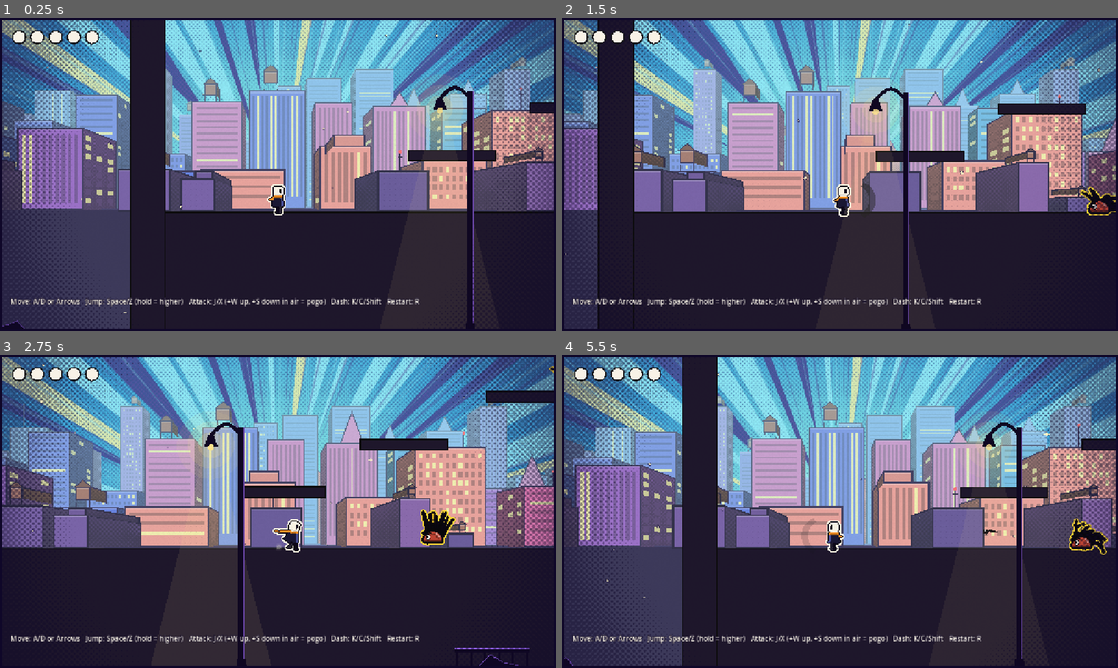
Above: before the commit, frames 1-4 (two rows, left to right).
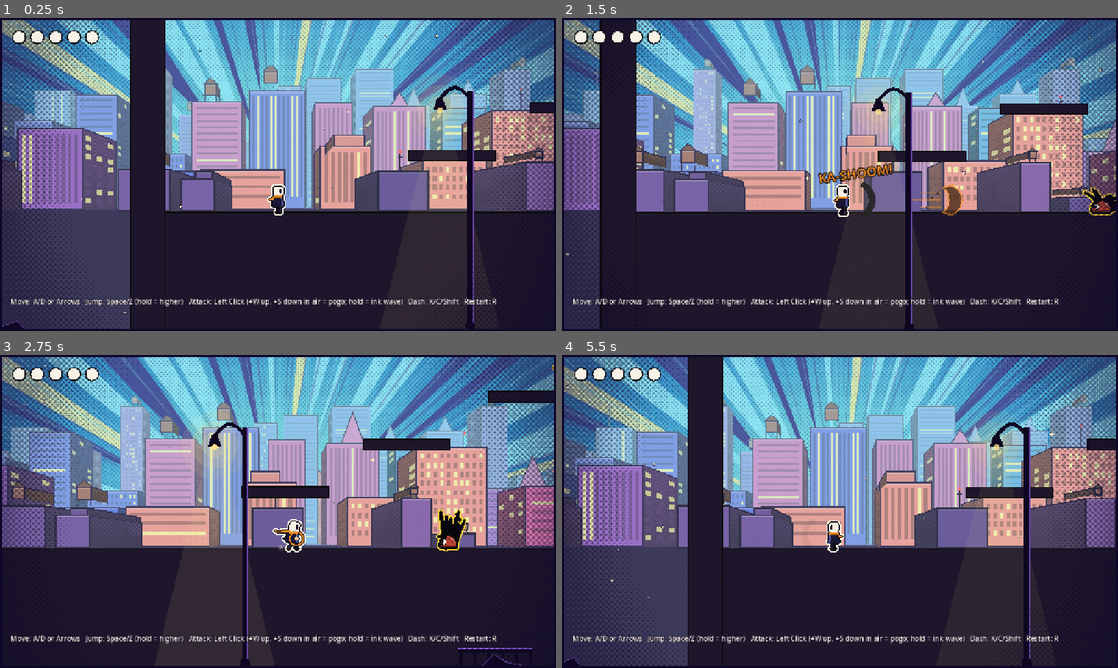
Above: after the commit, the same moments.

Repository: Ridhim-mittal/temp_game_jam
Game: Godot game, scene res://scenes/levels/test_level.tscn
The game is run twice, just before and just after one commit, with the same random seed, the same clock (stepped at 60 frames per second) and the same inputs.
Inputs (mouse positions are in pixels of both pictures, inside the frame that each line leads up to):
- Up to frame 1 (0.25 s): no input
- Up to frame 2 (1.5 s): move the mouse to (962, 158) at 0.52 s; hold D (move_right) 0.53-1.28 s; hold X (attack) 0.53-1.28 s; click (962, 158) at 0.67 s; tap Space (jump) at 0.77 s; tap J at 0.8, 1.35 s; move the mouse to (728, 190) at 1.27 s; hold S (down) from 1.28 s (still down); click (728, 190) at 1.42 s
- Up to frame 3 (2.75 s): tap Space (jump) at 1.52 s; tap X (attack) at 1.55 s; move the mouse to (333, 442) at 2.02 s; release S (down) at 2.03 s; hold D (move_right) from 2.03 s (still down); hold X (attack) from 2.03 s (still down); click (333, 442) at 2.17 s; tap J at 2.3 s
- Up to frame 4 (5.5 s): move the mouse to (812, 574) at 2.77 s; release D (move_right) at 2.78 s; release X (attack) at 2.78 s; hold W (up) 2.78-3.53 s; tap K (dash) at 2.85 s; click (812, 574) at 2.92 s; tap Space (jump) at 3.02, 3.77, 4.52 s; tap X (attack) at 3.05, 4.55 s; move the mouse to (1006, 558) at 3.52 s; hold A (move_left) 3.53-5.03 s; tap J at 3.6, 5.3 s; click (1006, 558) at 3.67 s; move the mouse to (673, 464) at 4.27 s; tap Z at 4.35 s; click (673, 464) at 4.42 s; move the mouse to (867, 511) at 5.02 s; hold S (down) from 5.03 s (still down); tap C at 5.1 s; click (867, 511) at 5.17 s

The runs differ from the first frame. In frame 1, 0.6% of the frame differs, in the area x 38-90%, y 89-93%; in frame 2, 8.3%; in frame 3, 8.4%; in frame 4, 16%, in the area x 0-100%, y 0-100%.

Commit message:
Attack on left mouse button; hold to charge a long-range ink wave
- input_setup: attack = left click (X kept as keyboard fallback,
  gamepad unchanged); J removed.
- Hollow Knight "nail art" style charge: pressing still slashes
  instantly, holding 0.6 s charges, releasing when charged fires an
  InkWave: a piercing ink crescent (2 dmg, 520 px range) that splats on
  walls. Charge cancels on dash or damage.
- Charge feedback on Vesper: ember sparks spiral in, pulsing ring when
  ready; KA-SHOOM!/SPLAT! comic text, recoil and screen shake on fire.

Co-Authored-By: Claude Opus 5.5 <noreply@anthropic.com>
Claude-Session: https://claude.ai/code/session_01QmC6giyVonwCqVxiteThqK

Diff:
--- a/scenes/levels/test_level.tscn
+++ b/scenes/levels/test_level.tscn
@@ -97,4 +97,4 @@
 theme_override_colors/font_color = Color(0.97, 0.95, 0.9, 1)
 theme_override_colors/font_outline_color = Color(0.06, 0.03, 0.13, 1)
 theme_override_constants/outline_size = 6
-text = "Move: A/D or Arrows   Jump: Space/Z (hold = higher)   Attack: J/X (+W up, +S down in air = pogo)   Dash: K/C/Shift   Restart: R"
+text = "Move: A/D or Arrows   Jump: Space/Z (hold = higher)   Attack: Left Click (+W up, +S down in air = pogo; hold = ink wave)   Dash: K/C/Shift   Restart: R"
--- a/scripts/core/input_setup.gd
+++ b/scripts/core/input_setup.gd
@@ -8,7 +8,8 @@
 	_add_keys("up", [KEY_W, KEY_UP])
 	_add_keys("down", [KEY_S, KEY_DOWN])
 	_add_keys("jump", [KEY_SPACE, KEY_Z])
-	_add_keys("attack", [KEY_J, KEY_X])
+	_add_keys("attack", [KEY_X])  # keyboard fallback (trackpads)
+	_add_mouse_button("attack", MOUSE_BUTTON_LEFT)
 	_add_keys("dash", [KEY_K, KEY_C, KEY_SHIFT])
 	_add_keys("restart", [KEY_R])
 
@@ -38,6 +39,13 @@
 		InputMap.action_add_event(action, ev)
 
 
+func _add_mouse_button(action: String, button: MouseButton) -> void:
+	_ensure_action(action)
+	var ev := InputEventMouseButton.new()
+	ev.button_index = button
+	InputMap.action_add_event(action, ev)
+
+
 func _add_joy_button(action: String, button: JoyButton) -> void:
 	_ensure_action(action)
 	var ev := InputEventJoypadButton.new()
--- /dev/null
+++ b/scripts/effects/ink_wave.gd
@@ -0,0 +1,106 @@
+extends Node2D
+## Charged attack projectile: a big ink crescent with an ember edge that
+## flies forward, pierces enemies (each one is hit once) and splatters on
+## walls. Spawned by player.gd when a fully charged attack is released.
+
+const ComicText = preload("res://scripts/effects/comic_text.gd")
+const HIT_WORDS := ["KA-SHOOM!", "SPLAT!", "KRAK!"]
+const INK := Color(0.05, 0.03, 0.1)
+const MASK_WORLD := 1
+const MASK_ENEMY := 4
+
+var direction := 1.0
+var speed := 1100.0
+var max_range := 520.0
+var damage := 2
+var edge_color := Color(1.0, 0.58, 0.14)
+var hit_size := Vector2(56, 44)
+
+var _travelled := 0.0
+var _hit: Array = []
+var _dying := false
+
+
+func _ready() -> void:
+	z_index = 10
+	scale = Vector2(direction, 1.0)
+
+
+func _physics_process(delta: float) -> void:
+	if _dying:
+		return
+	var step := speed * delta
+	position.x += direction * step
+	_travelled += step
+	_check_hits()
+	if _travelled >= max_range or _touching_wall():
+		_burst()
+	queue_redraw()
+
+
+func _query(size: Vector2, mask: int) -> Array:
+	var shape := RectangleShape2D.new()
+	shape.size = size
+	var params := PhysicsShapeQueryParameters2D.new()
+	params.shape = shape
+	params.transform = Transform2D(0.0, global_position)
+	params.collision_mask = mask
+	return get_world_2d().direct_space_state.intersect_shape(params, 16)
+
+
+func _check_hits() -> void:
+	for result in _query(hit_size, MASK_ENEMY):
+		var target: Object = result.collider
+		if target == null or target in _hit or not target.has_method("take_hit"):
+			continue
+		if "dead" in target and target.dead:
+			continue
+		_hit.append(target)
+		target.take_hit(damage, Vector2(direction, 0), global_position - Vector2(direction * 40.0, 0))
+		var pop := ComicText.new()
+		pop.text = HIT_WORDS.pick_random()
+		pop.color = edge_color
+		pop.position = target.global_position + Vector2(0, -44)
+		get_tree().current_scene.add_child(pop)
+		var cam := get_tree().get_first_node_in_group("camera")
+		if cam:
+			cam.add_trauma(0.4)
+
+
+func _touching_wall() -> bool:
+	# small core only, so skimming along the floor doesn't stop the wave
+	return not _query(Vector2(14, 14), MASK_WORLD).is_empty()
+
+
+func _burst() -> void:
+	_dying = true
+	var t := create_tween().set_parallel()
+	t.tween_property(self, "scale", Vector2(direction * 1.4, 1.4), 0.12)
+	t.tween_property(self, "modulate:a", 0.0, 0.12)
+	t.chain().tween_callback(queue_free)
+
+
+func _draw() -> void:
+	var fade := clampf(1.0 - _travelled / max_range, 0.25, 1.0)
+	var r := 34.0
+	var outer := PackedVector2Array()
+	var inner := PackedVector2Array()
+	for i in 17:
+		var a := lerpf(-1.25, 1.25, i / 16.0)
+		outer.append(Vector2(cos(a), sin(a)) * r)
+		inner.append(Vector2(cos(a) * 0.55 - 0.35, sin(a) * 0.85) * r)
+	inner.reverse()
+	var crescent := outer + inner
+	# ember rim, then ink body slightly inside it
+	for poly in Geometry2D.offset_polygon(crescent, 4.0, Geometry2D.JOIN_ROUND):
+		draw_colored_polygon(poly, Color(edge_color, fade))
+	draw_colored_polygon(crescent, Color(INK, fade))
+	# speed lines trailing behind
+	for k in 3:
+		var y := (k - 1) * 16.0
+		var len := 50.0 + 25.0 * (1 - absf(k - 1))
+		draw_line(Vector2(-12, y), Vector2(-12 - len, y), Color(edge_color, 0.7 * fade), 3.0)
+	# ink droplets flicked off the back
+	for k in 4:
+		var p := Vector2(-20 - k * 14, sin(_travelled * 0.05 + k * 1.7) * 18.0)
+		draw_circle(p, 3.0 - k * 0.5, Color(INK, fade))
--- a/scripts/player/player.gd
+++ b/scripts/player/player.gd
@@ -13,6 +13,7 @@
 
 const SlashEffect = preload("res://scripts/effects/slash_effect.gd")
 const ComicText = preload("res://scripts/effects/comic_text.gd")
+const InkWave = preload("res://scripts/effects/ink_wave.gd")
 
 const MASK_ENEMY := 4   # physics layer 3
 const MASK_HAZARD := 8  # physics layer 4
@@ -52,6 +53,16 @@
 @export var pogo_velocity := -660.0
 @export var recoil_speed := 280.0
 @export var recoil_time := 0.09
+
+@export_group("Charged Attack")
+## Hold attack this long (after the normal slash) to charge the ink wave.
+@export var charge_time := 0.6
+## Holding shorter than this shows no charge effect (it was just a tap).
+@export var charge_show_delay := 0.15
+@export var wave_damage := 2
+@export var wave_speed := 1100.0
+@export var wave_range := 520.0
+@export var wave_recoil := 160.0
 
 @export_group("Health")
 @export var max_health := 5
@@ -83,6 +94,8 @@
 var _was_on_floor := false
 var _squash := Vector2.ONE
 var _last_safe_position := Vector2.ZERO
+var _charge := -1.0  # seconds attack has been held; -1 = not charging
+var _charge_ready := false
 var _slow_sources := {}  # source -> Vector2(speed_mult, jump_mult)
 
 @onready var visual: Node2D = $Visual
@@ -109,6 +122,9 @@
 		_jump_buffer_timer = jump_buffer_time
 	if Input.is_action_just_pressed("attack"):
 		_attack_buffer_timer = attack_buffer_time
+		_charge = 0.0
+		_charge_ready = false
+	_update_charge(delta)
 
 	# Hit-stun: no control, just fall with knockback.
 	if _hurt_timer > 0.0:
@@ -220,6 +236,7 @@
 	is_jumping = false
 	_attack_timer = 0.0
 	_recoil_timer = 0.0
+	_cancel_charge()
 	_squash = Vector2(1.3, 0.75)
 
 
@@ -257,6 +274,41 @@
 	_attack_pogoed = false
 	_attack_recoiled = false
 	_spawn_slash()
+
+
+## Hold-to-charge, Hollow Knight "nail art" style: the press already did a
+## normal slash, keep holding to charge, release when charged to fire.
+func _update_charge(delta: float) -> void:
+	if _charge < 0.0:
+		return
+	if Input.is_action_pressed("attack"):
+		_charge += delta
+		if not _charge_ready and _charge >= charge_time:
+			_charge_ready = true
+			_squash = Vector2(1.1, 0.92)
+		return
+	if _charge_ready:
+		_release_wave()
+	_cancel_charge()
+
+
+func _cancel_charge() -> void:
+	_charge = -1.0
+	_charge_ready = false
+
+
+func _release_wave() -> void:
+	var wave := InkWave.new()
+	wave.direction = facing
+	wave.speed = wave_speed
+	wave.max_range = wave_range
+	wave.damage = wave_damage
+	wave.position = global_position + Vector2(facing * 30.0, -4.0)
+	get_tree().current_scene.add_child(wave)
+	_pop_text(global_position + Vector2(facing * 30.0, -60), "KA-SHOOM!", Color(1.0, 0.58, 0.14))
+	velocity.x -= facing * wave_recoil
+	_squash = Vector2(1.25, 0.8)
+	_shake(0.3)
 
 
 ## Returns [center (local), size] of the current slash hitbox.
@@ -375,6 +427,7 @@
 	if dead or (_invuln_timer > 0.0 and not from_hazard):
 		return
 	health = maxi(health - amount, 0)
+	_cancel_charge()
 	health_changed.emit(health, max_health)
 	_invuln_timer = invuln_time
 	_hurt_timer = hurt_stun_time
@@ -426,6 +479,8 @@
 	art.dashing = _dash_timer > 0.0
 	art.max_speed = max_speed
 	art.stuck = _slow_mult().x < 1.0
+	art.charge = clampf((_charge - charge_show_delay) / (charge_time - charge_show_delay), 0.0, 1.0) if _charge >= 0.0 else 0.0
+	art.charge_ready = _charge_ready
 	var col := Color.WHITE
 	if _dash_timer > 0.0:
 		col = Color(1.5, 1.5, 1.8)
--- a/scripts/player/player_visual.gd
+++ b/scripts/player/player_visual.gd
@@ -23,6 +23,8 @@
 var dashing := false
 var max_speed := 300.0
 var stuck := false  # wading through goo: boots get gooey
+var charge := 0.0  # 0..1 charged-attack build-up
+var charge_ready := false
 
 var _phase := 0.0
 var _time := 0.0
@@ -101,6 +103,23 @@
 		for i in 3:
 			var y := -10.0 - i * 13.0
 			draw_line(Vector2(-22 - i * 6, y), Vector2(-58 - i * 10, y), Color(DUST, 0.9), 3.0)
+	if charge > 0.0:
+		_draw_charge()
+
+
+## Ember sparks spiral in while charging; a pulsing ring when ready to fire.
+func _draw_charge() -> void:
+	var c := Vector2(10, -24)
+	if charge_ready:
+		var pulse := 0.5 + 0.5 * sin(_time * 22.0)
+		draw_arc(c, 15.0 + pulse * 3.0, 0, TAU, 20, scarf_color, 3.0)
+		draw_circle(c, 5.0 + pulse * 1.5, scarf_color.lightened(0.5))
+		return
+	var r := lerpf(34.0, 8.0, charge)
+	for k in 6:
+		var a := TAU * k / 6.0 + _time * 7.0
+		var p := c + Vector2(cos(a), sin(a)) * r
+		draw_circle(p, 1.5 + 2.0 * charge, scarf_color)
 
 
 func _foot(k: int, hips: Vector2, fall: float) -> Vector2:
Not shown, added: scripts/effects/ink_wave.gd.uid
